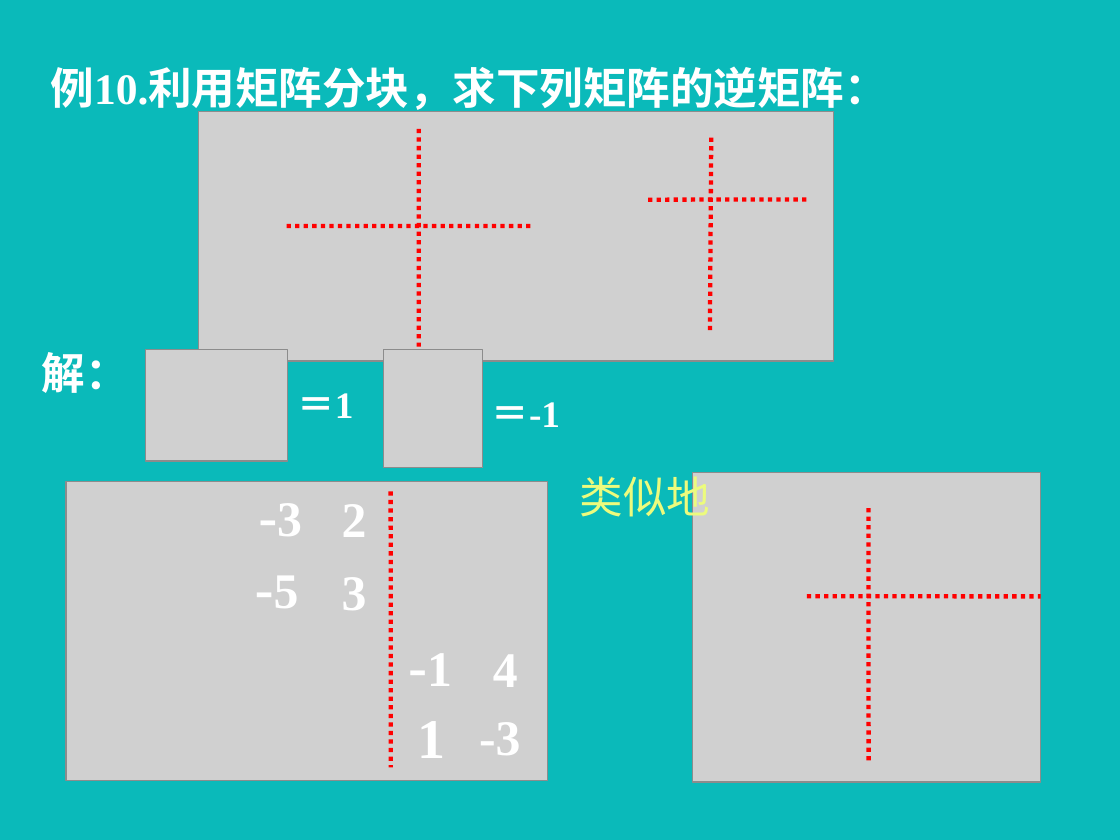
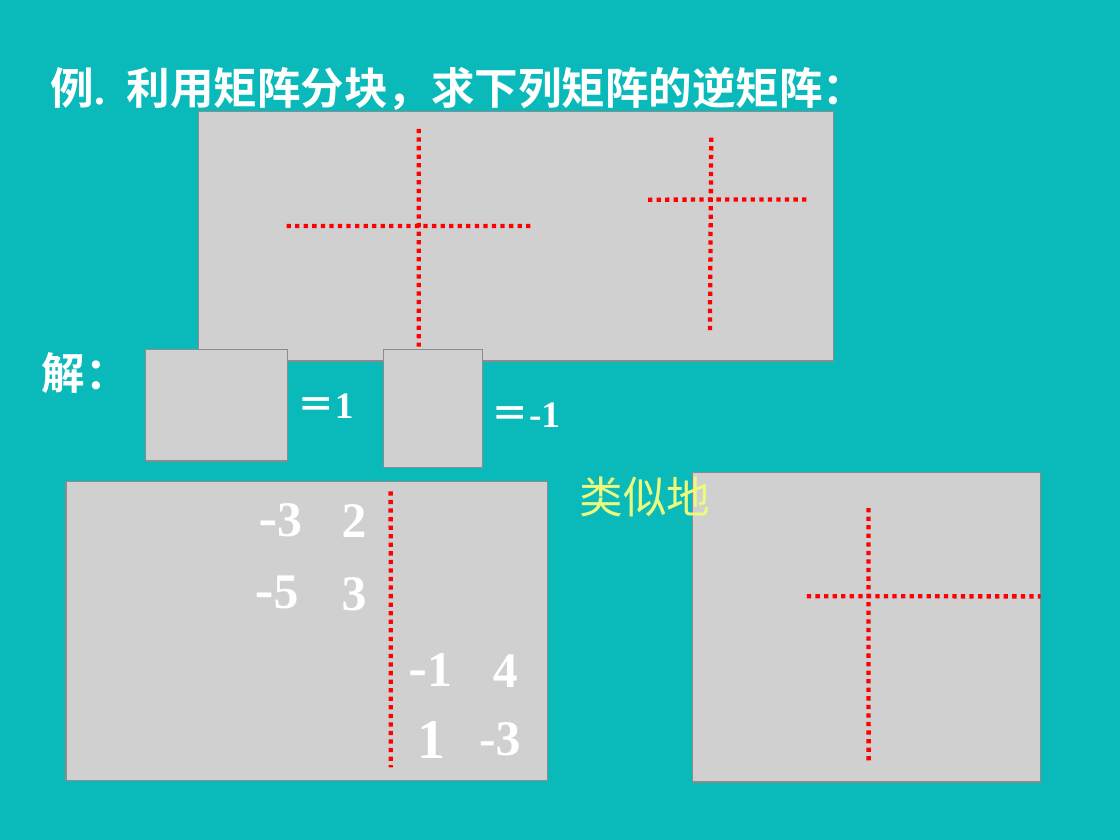
Before and after one commit to zeemeil/zeemeil.github.io, a slide deck: slide 26 of files/2025_2_LM/1028_0204.pptx (slide 23 before the commit). Drawn at 1120x840 pixels with LibreOffice and Linux fonts; fonts in the diff are those of the drawing; grey boxes stand for pictures. Boxes give left, top, right and bottom in pixels: in the first picture for what was removed or moved away, otherwise in the second. Text is boxed around its words. In the diff, an @@ line names an element or a change of style, - is before the commit and + after.

```diff
--- a/files/2025_2_LM/1028_0204.pptx
+++ b/files/2025_2_LM/1028_0204.pptx
@@ text at [51,66,866,115]: text changed @@
-例10.利用矩阵分块，求下列矩阵的逆矩阵：
+例. 利用矩阵分块，求下列矩阵的逆矩阵：
```
Also in this commit, not shown: 5 other slides changed, 3 slides added, 10 other files.
